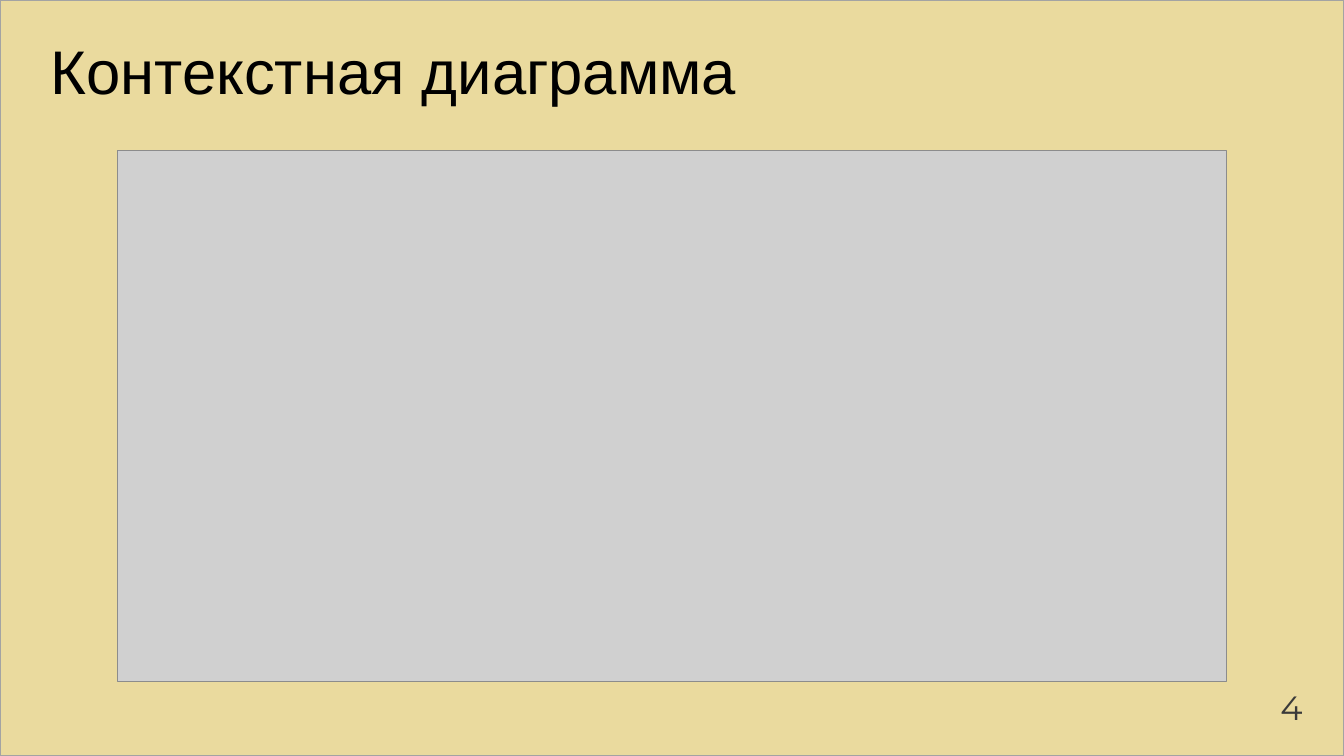
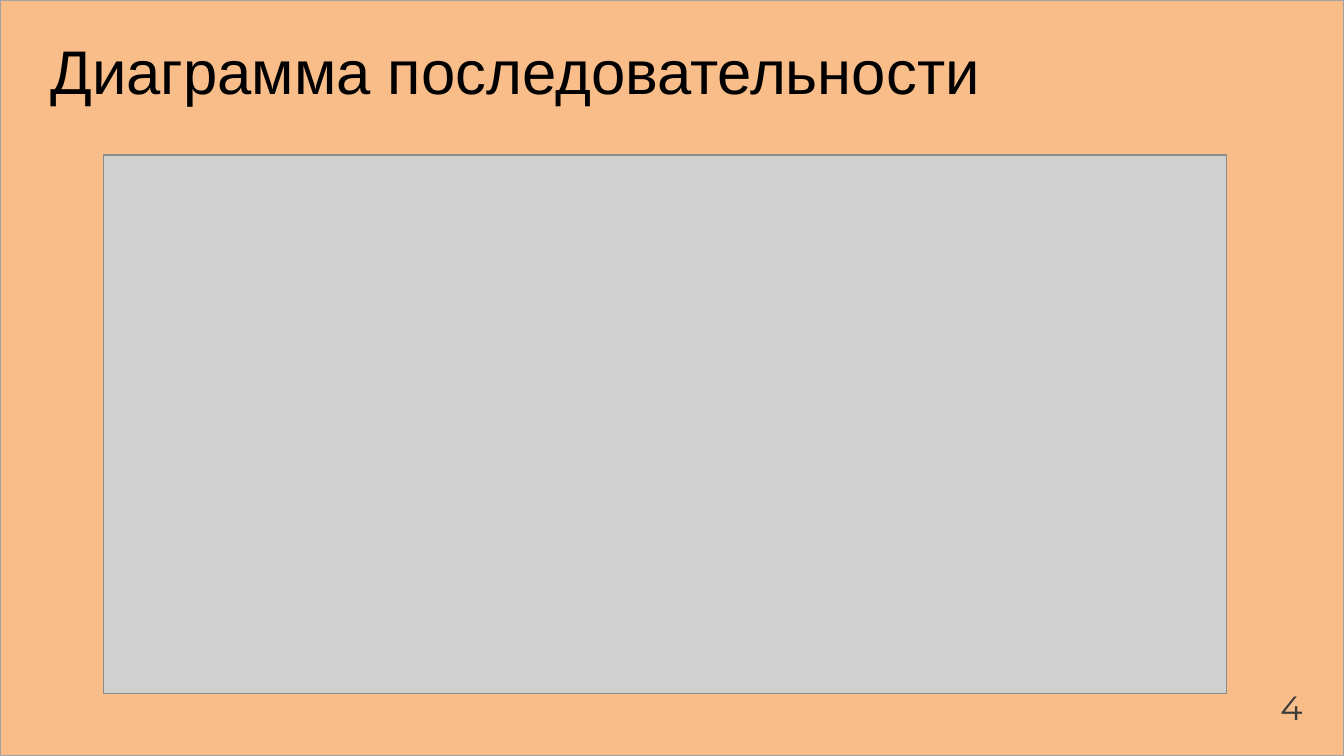
Before and after one commit to Artemor31/Files, a slide deck: slide 6 of Готовые части/NormPreza.pptx. Drawn at 1344x756 pixels with LibreOffice and Linux fonts; fonts in the diff are those of the drawing; grey boxes stand for pictures. Boxes give left, top, right and bottom in pixels: in the first picture for what was removed or moved away, otherwise in the second. Text is boxed around its words. In the diff, an @@ line names an element or a change of style, - is before the commit and + after.

```diff
--- a/Готовые части/NormPreza.pptx
+++ b/Готовые части/NormPreza.pptx
@@ rectangle at (0, 0, 1344, 756): fill #EADA9E to #F8BD88 @@
@@ text at (51, 51, 980, 105): text changed @@
-Контекстная диаграмма
+Диаграмма последовательности
@@ picture: place and size @@
-picture at (117, 150, 1226, 682)
+picture at (103, 155, 1226, 694)
```
Also in this commit, not shown: 9 other slides changed, 2 slides added, 3 slides removed, 1 other file.
